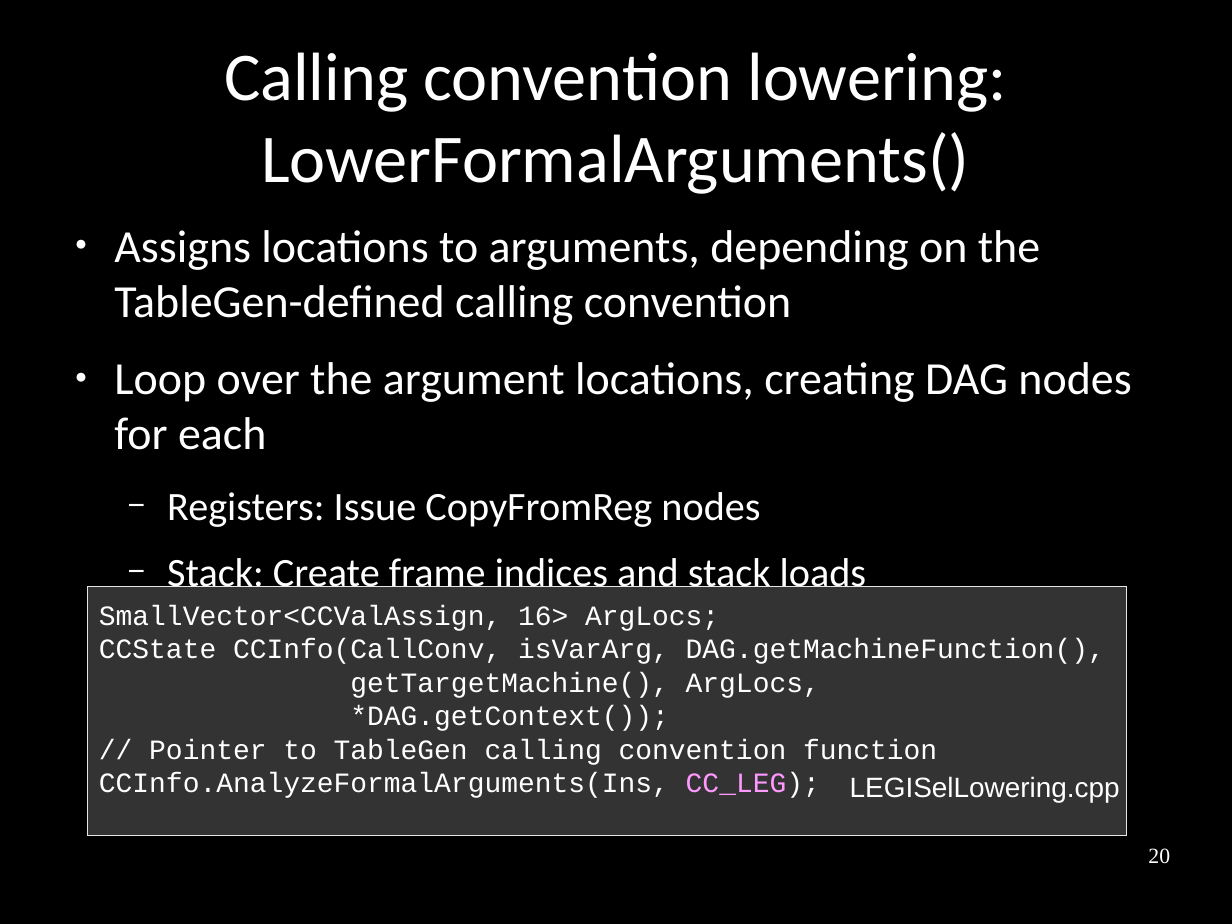
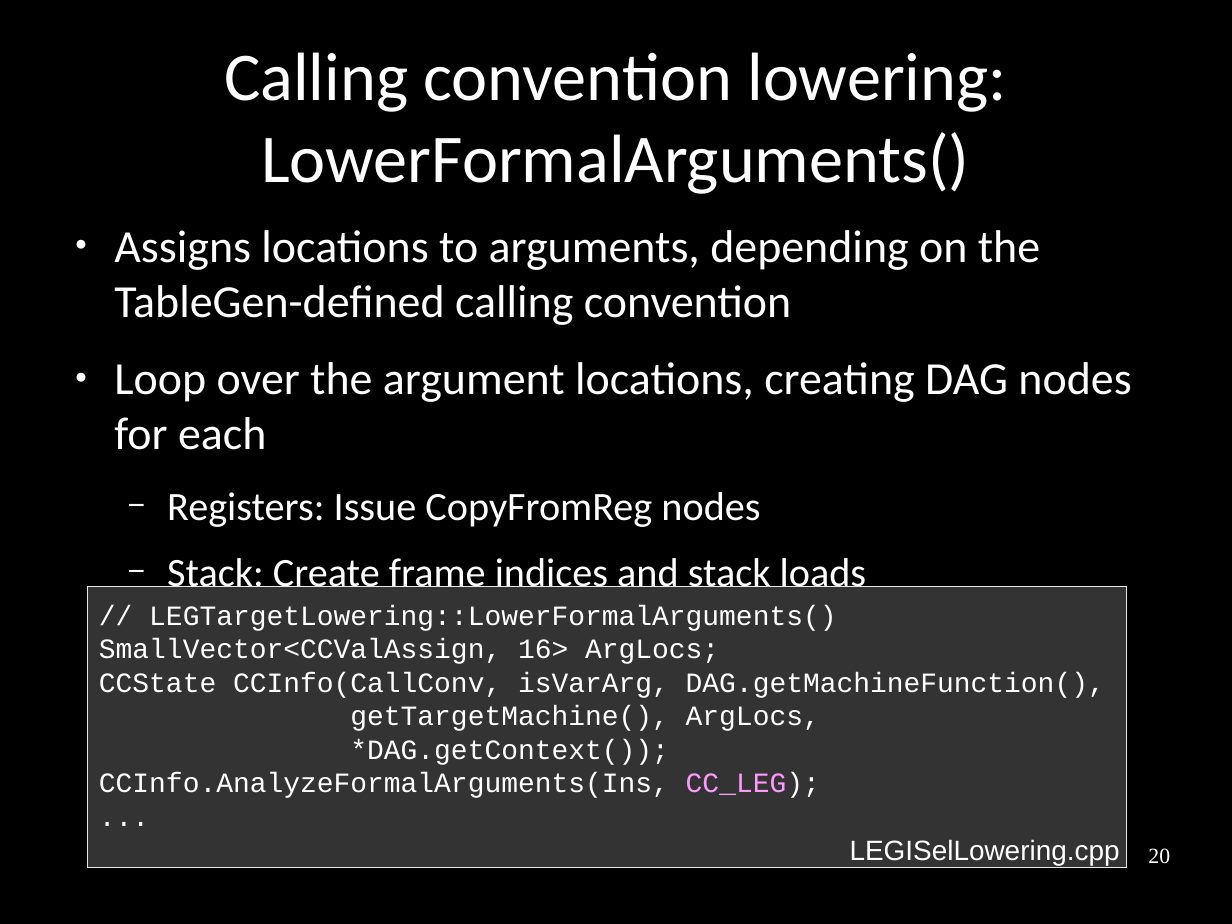
Before and after one commit to frasercrmck/llvm-leg, a slide deck: slide 20 of docs/Codeplay/Slides.odp. Drawn at 1232x924 pixels with LibreOffice and Linux fonts; fonts in the diff are those of the drawing. Boxes give left, top, right and bottom in pixels: in the first picture for what was removed or moved away, otherwise in the second. Text is boxed around its words. In the diff, an @@ line names an element or a change of style, - is before the commit and + after.

Commit message:
Added context for LowerFormalArguments code example.

```diff
--- a/docs/Codeplay/Slides.odp
+++ b/docs/Codeplay/Slides.odp
@@ text in rectangle at bbox=[88, 587, 1127, 869]: paragraph added @@
+...
@@ rectangle "// LEGTargetLowering::LowerFormalArguments()": place and size @@
-rectangle "// LEGTargetLowering::LowerFormalArguments()" at bbox=[88, 587, 1127, 836]
+rectangle "// LEGTargetLowering::LowerFormalArguments()" at bbox=[88, 587, 1127, 869]
@@ text in rectangle at bbox=[149, 605, 836, 631]: paragraph added @@
+// LEGTargetLowering::LowerFormalArguments()
@@ text in rectangle at bbox=[149, 739, 937, 765]: paragraph removed @@
-// Pointer to TableGen calling convention function
@@ text "LEGISelLowering.cpp": place and size @@
-text "LEGISelLowering.cpp" at bbox=[850, 776, 1120, 803]
+text "LEGISelLowering.cpp" at bbox=[850, 839, 1120, 865]
```
